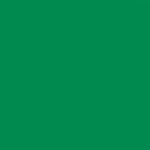
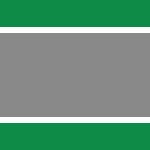
Revision of a layered 150x150 image; what changed, layer by layer:
showed "Calque 3", painted on it over <box>0,0,150,150</box>
showed "Calque 2", painted on it over <box>0,0,150,150</box>
showed "Calque 4", painted on it over <box>0,0,150,150</box>
painted on "Arriere-plan" over <box>0,0,150,150</box>
